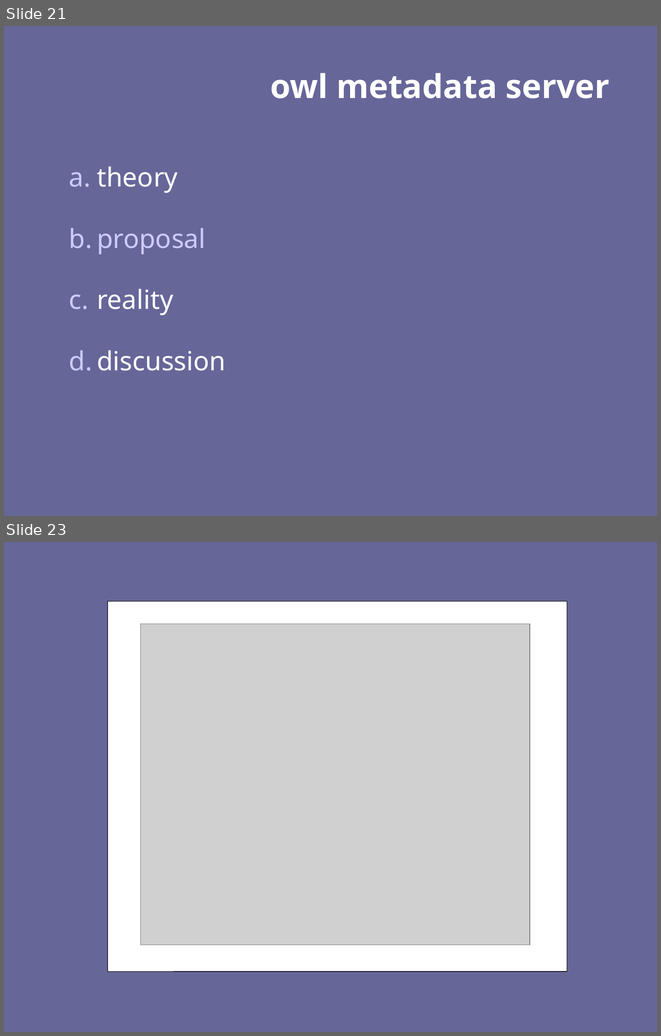
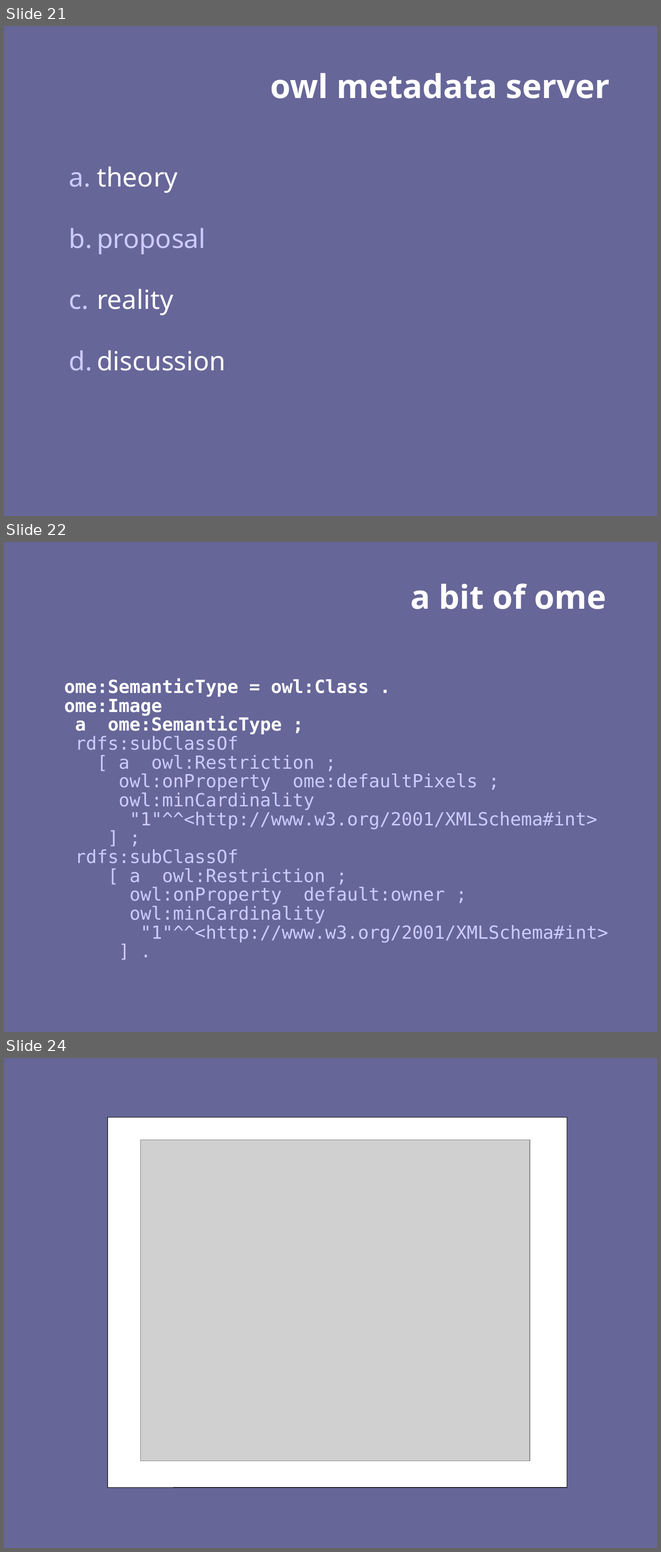
Before and after one commit to ome/openmicroscopy, a slide deck: components/jars/docs/baltimore_mar05_moore.ppt. Shown one above the other, each under a label of ours: slides 21 and 23 before the commit, slides 21, 22 and 24 after it; the slides between them are not shown. The pictures are 661x1036 and 661x1552 pixels, drawn with LibreOffice and Linux fonts; fonts in the diff are those of the drawing; grey boxes stand for pictures. Boxes give left, top, right and bottom in pixels: in the first picture for what was removed or moved away, otherwise in the second. Text is boxed around its words. In the diff, an @@ line names an element or a change of style, - is before the commit and + after.

Commit message:
Added ST=owl:class to ppt

```diff
--- a/components/jars/docs/baltimore_mar05_moore.ppt
+++ b/components/jars/docs/baltimore_mar05_moore.ppt
@@ slide 22 added at (4, 542, 657, 1032), background #666699; not listed: 1 template element that a slide beside it also shows @@
@@ title added at (411, 583, 606, 609), 40 pt, text #FFFFFF, bold @@
+a bit of ome
@@ text added at (64, 679, 608, 943), 22 pt, text #CCCCFF @@
+ome:SemanticType = owl:Class .
+ome:Image
+a ome:SemanticType ;
+rdfs:subClassOf
+[ a owl:Restriction ;
+owl:onProperty ome:defaultPixels ;
+owl:minCardinality
+"1"^^<http://www.w3.org/2001/XMLSchema#int>
+] ;
+rdfs:subClassOf
+[ a owl:Restriction ;
+owl:onProperty default:owner ;
+owl:minCardinality
+"1"^^<http://www.w3.org/2001/XMLSchema#int>
+] .
@@ what was slide 23 is now slide 24 @@
```
Also in this commit, not shown: 2 slides changed, 1 other file.
